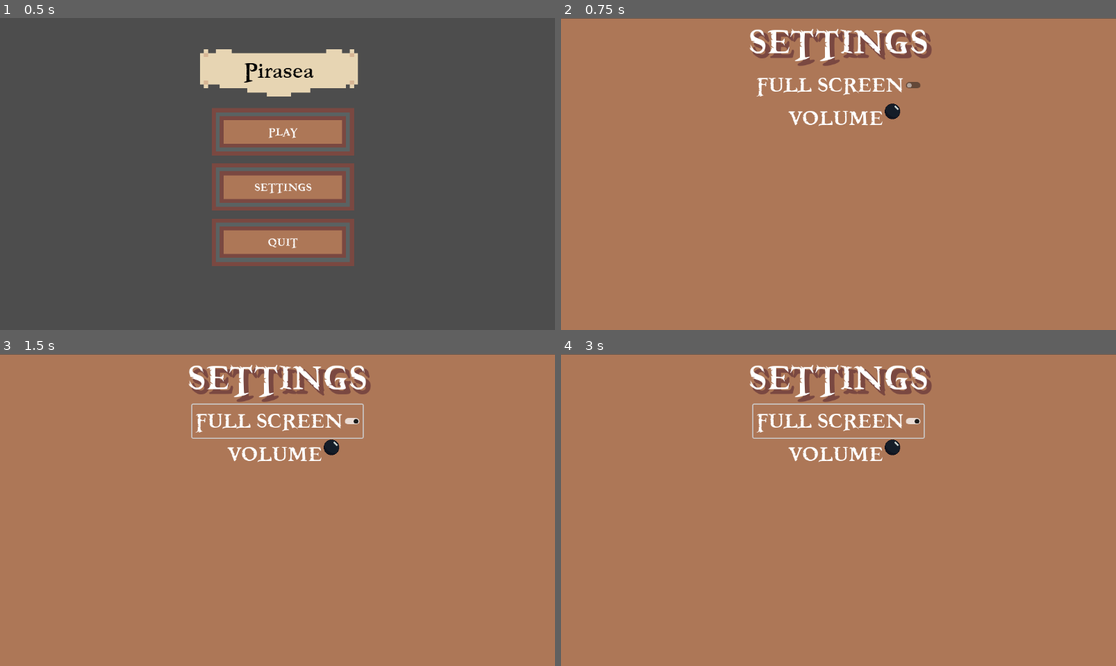
Above: before the commit, frames 1-4 (two rows, left to right).
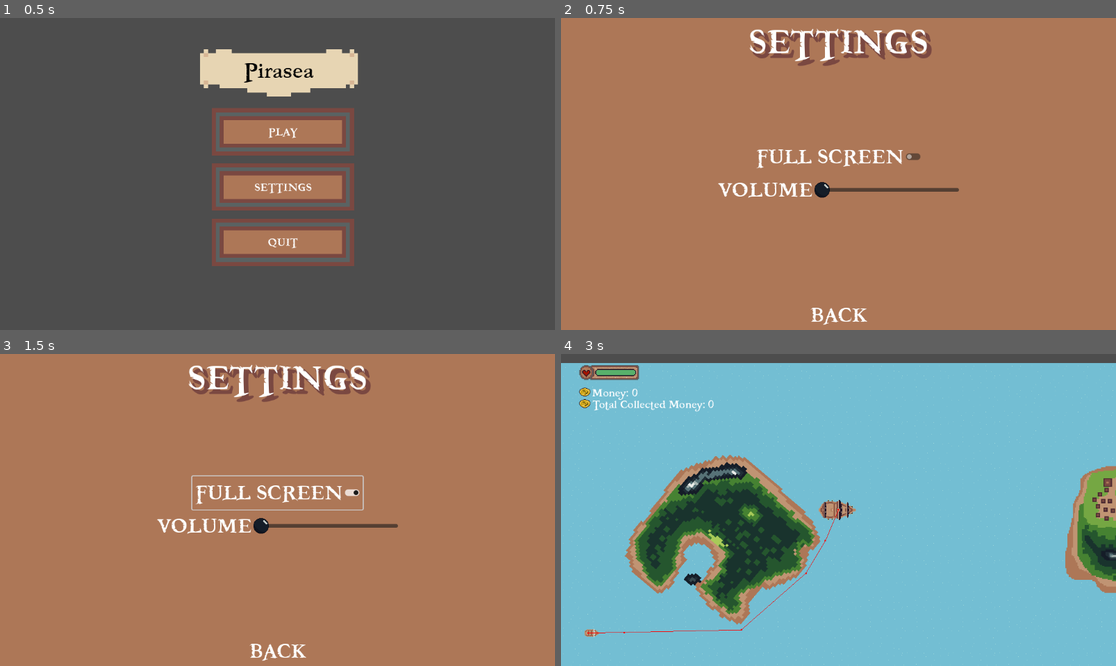
Above: after the commit, the same moments.

Repository: NotAhDog/Pirasea
Game: Godot game, scene res://Scenes/Menu.tscn
The game is run twice, just before and just after one commit, with the same random seed, the same clock (stepped at 60 frames per second) and the same inputs.
Inputs (mouse positions are in pixels of both pictures, inside the frame that each line leads up to):
- Up to frame 1 (0.5 s): no input
- Up to frame 2 (0.75 s): click "SETTINGS" at 0.5 s
- Up to frame 3 (1.5 s): click "FULL SCREEN" at 1.25 s
- Up to frame 4 (3 s): click (838, 650) at 2 s, where only the run after the commit has a clickable "BACK"; click (844, 466) at 2.75 s, where only the run after the commit has a clickable "PLAY"

Frame 1 is identical in both runs. In frame 2, 2.8% of the frame differs, in the area x 0-100%, y 0-99%; in frame 3, 3.4%; in frame 4, 98%, in the area x 0-100%, y 0-100%.
Error after the commit: Invalid assignment of property or key 'target_position' with value of type 'Vector2' on a base object of type 'null instance'. (res://Scripts/enemygalleon.gd:1…

Commit message:
Menu fixed with added back button

Diff:
--- a/Pirasea/Scenes/Menu.tscn
+++ b/Pirasea/Scenes/Menu.tscn
@@ -30,6 +30,7 @@
 script = ExtResource("1_bsgd2")
 
 [node name="CanvasLayer" type="CanvasLayer" parent="."]
+follow_viewport_enabled = true
 
 [node name="Menu" type="Sprite2D" parent="CanvasLayer"]
 position = Vector2(579, 302)
--- a/Pirasea/Scenes/Setting.tscn
+++ b/Pirasea/Scenes/Setting.tscn
@@ -1,9 +1,24 @@
-[gd_scene load_steps=5 format=3 uid="uid://cvkxdymojgrow"]
+[gd_scene load_steps=10 format=3 uid="uid://cvkxdymojgrow"]
 
 [ext_resource type="Theme" uid="uid://bage11eoe04ud" path="res://Themes/ingametheme.tres" id="1_lhfnu"]
 [ext_resource type="Script" path="res://Scripts/Setting.gd" id="1_r1iga"]
 [ext_resource type="FontFile" uid="uid://cf8w3t5vni62p" path="res://Themes/Freebooter-6yn1.ttf" id="2_cf3hg"]
 [ext_resource type="Texture2D" uid="uid://b4otd7u7txnbq" path="res://Art/Cannonball.png" id="4_3t00d"]
+
+[sub_resource type="StyleBoxFlat" id="StyleBoxFlat_wrx5l"]
+bg_color = Color(0.6, 0.6, 0.6, 0)
+
+[sub_resource type="StyleBoxFlat" id="StyleBoxFlat_0ryhy"]
+bg_color = Color(0.6, 0.6, 0.6, 0)
+
+[sub_resource type="StyleBoxFlat" id="StyleBoxFlat_8kyki"]
+bg_color = Color(0.6, 0.6, 0.6, 0)
+
+[sub_resource type="StyleBoxFlat" id="StyleBoxFlat_qohfq"]
+bg_color = Color(0.6, 0.6, 0.6, 0)
+
+[sub_resource type="StyleBoxFlat" id="StyleBoxFlat_jmv4d"]
+bg_color = Color(0.6, 0.6, 0.6, 0)
 
 [node name="Control" type="Control"]
 layout_mode = 3
@@ -25,17 +40,22 @@
 process_mode = 3
 follow_viewport_enabled = true
 
-[node name="VBoxContainer" type="VBoxContainer" parent="CanvasLayer"]
+[node name="MarginContainer" type="MarginContainer" parent="CanvasLayer"]
 anchors_preset = 15
 anchor_right = 1.0
 anchor_bottom = 1.0
 grow_horizontal = 2
 grow_vertical = 2
-size_flags_horizontal = 0
-size_flags_vertical = 4
 
-[node name="Label" type="Label" parent="CanvasLayer/VBoxContainer"]
+[node name="VBoxContainer" type="VBoxContainer" parent="CanvasLayer/MarginContainer"]
 layout_mode = 2
+
+[node name="Label" type="Label" parent="CanvasLayer/MarginContainer/VBoxContainer"]
+custom_minimum_size = Vector2(100, 250)
+layout_direction = 3
+layout_mode = 2
+size_flags_vertical = 5
+size_flags_stretch_ratio = 0.65
 theme = ExtResource("1_lhfnu")
 theme_override_colors/font_shadow_color = Color(0.478431, 0.282353, 0.254902, 1)
 theme_override_constants/shadow_offset_x = 8
@@ -46,47 +66,72 @@
 text = "SETTINGS"
 horizontal_alignment = 1
 
-[node name="VBoxContainer" type="VBoxContainer" parent="CanvasLayer/VBoxContainer"]
+[node name="CheckButton" type="CheckButton" parent="CanvasLayer/MarginContainer/VBoxContainer"]
 layout_mode = 2
 size_flags_horizontal = 4
-size_flags_vertical = 4
-
-[node name="CheckButton" type="CheckButton" parent="CanvasLayer/VBoxContainer/VBoxContainer"]
-layout_mode = 2
-size_flags_horizontal = 4
-size_flags_vertical = 4
+size_flags_vertical = 2
+size_flags_stretch_ratio = 0.0
 theme = ExtResource("1_lhfnu")
 theme_override_colors/font_color = Color(1, 1, 1, 1)
 theme_override_fonts/font = ExtResource("2_cf3hg")
 theme_override_font_sizes/font_size = 60
 text = "FULL SCREEN"
 
-[node name="HBoxContainer" type="HBoxContainer" parent="CanvasLayer/VBoxContainer"]
-layout_mode = 2
-alignment = 1
-
-[node name="Volume" type="Label" parent="CanvasLayer/VBoxContainer/HBoxContainer"]
+[node name="HBoxContainer" type="HBoxContainer" parent="CanvasLayer/MarginContainer/VBoxContainer"]
+custom_minimum_size = Vector2(100, 0)
 layout_mode = 2
 size_flags_horizontal = 4
+
+[node name="Volume" type="Label" parent="CanvasLayer/MarginContainer/VBoxContainer/HBoxContainer"]
+layout_mode = 2
+size_flags_horizontal = 4
+size_flags_stretch_ratio = 0.0
 theme = ExtResource("1_lhfnu")
 theme_override_fonts/font = ExtResource("2_cf3hg")
 theme_override_font_sizes/font_size = 60
 text = "VOLUME"
+vertical_alignment = 1
 
-[node name="HSlider" type="HSlider" parent="CanvasLayer/VBoxContainer/HBoxContainer"]
-z_index = 1
+[node name="HSlider" type="HSlider" parent="CanvasLayer/MarginContainer/VBoxContainer/HBoxContainer"]
+z_index = 3
+custom_minimum_size = Vector2(300, 50)
+layout_direction = 2
 layout_mode = 2
+size_flags_horizontal = 8
+size_flags_vertical = 4
+size_flags_stretch_ratio = 0.0
 theme_override_icons/grabber = ExtResource("4_3t00d")
 theme_override_icons/grabber_highlight = ExtResource("4_3t00d")
 theme_override_icons/grabber_disabled = ExtResource("4_3t00d")
-editable = false
+
+[node name="Back" type="Button" parent="CanvasLayer/MarginContainer/VBoxContainer"]
+custom_minimum_size = Vector2(50, 50)
+layout_mode = 2
+size_flags_horizontal = 4
+size_flags_vertical = 10
+theme = ExtResource("1_lhfnu")
+theme_override_colors/font_color = Color(1, 1, 1, 1)
+theme_override_fonts/font = ExtResource("2_cf3hg")
+theme_override_font_sizes/font_size = 60
+theme_override_styles/normal = SubResource("StyleBoxFlat_wrx5l")
+theme_override_styles/hover = SubResource("StyleBoxFlat_0ryhy")
+theme_override_styles/pressed = SubResource("StyleBoxFlat_8kyki")
+theme_override_styles/disabled = SubResource("StyleBoxFlat_qohfq")
+theme_override_styles/focus = SubResource("StyleBoxFlat_jmv4d")
+text = "BACK"
 
 [node name="ColorRect" type="ColorRect" parent="."]
-z_index = -2
-layout_mode = 0
-offset_top = 1.0
-offset_right = 2808.0
-offset_bottom = 1491.0
+layout_mode = 1
+anchors_preset = 4
+anchor_top = 0.5
+anchor_bottom = 0.5
+offset_left = -84.0
+offset_top = -473.0
+offset_right = 2724.0
+offset_bottom = 1017.0
+grow_vertical = 2
 color = Color(0.678431, 0.466667, 0.341176, 1)
 
-[connection signal="toggled" from="CanvasLayer/VBoxContainer/VBoxContainer/CheckButton" to="." method="_on_check_button_toggled"]
+[connection signal="toggled" from="CanvasLayer/MarginContainer/VBoxContainer/CheckButton" to="." method="_on_check_button_toggled"]
+[connection signal="pressed" from="CanvasLayer/MarginContainer/VBoxContainer/Back" to="." method="_on_back_pressed"]
+[connection signal="toggled" from="CanvasLayer/MarginContainer/VBoxContainer/Back" to="." method="_on_back_toggled"]
--- a/Pirasea/Scenes/main.tscn
+++ b/Pirasea/Scenes/main.tscn
@@ -243,16 +243,18 @@
 debug_enabled = true
 
 [node name="Island3" parent="." instance=ExtResource("6_letxn")]
-position = Vector2(2500, 500)
+position = Vector2(2624, 456)
 
 [node name="Cannonball" type="Timer" parent="."]
 autostart = true
 
 [node name="Galleon" type="Timer" parent="."]
-wait_time = 3.0
+wait_time = 0.097
+autostart = true
 
 [node name="Rammer" type="Timer" parent="."]
-wait_time = 5.0
+wait_time = 0.55
+autostart = true
 
 [node name="ShopArea" type="Area2D" parent="."]
 position = Vector2(2519, 244)
--- a/Pirasea/Scripts/Setting.gd
+++ b/Pirasea/Scripts/Setting.gd
@@ -4,3 +4,7 @@
 
 func _on_check_button_toggled(toggled_on):
 	AutoloadScript._full_screen(toggled_on)
+
+
+func _on_back_pressed():
+	get_tree().change_scene_to_file("res://Scenes/Menu.tscn")
